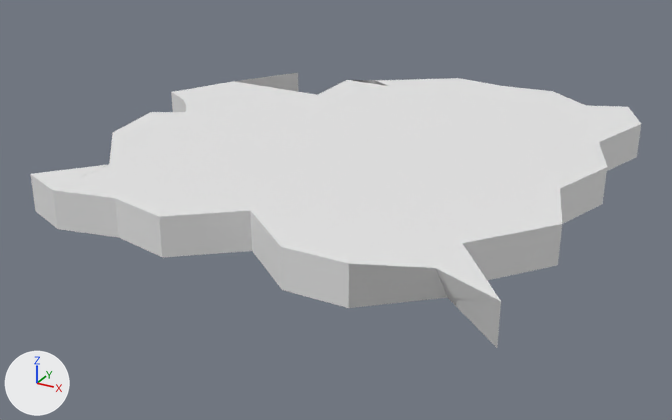
Two versions of the FBX model ice_floe1.fbx, one commit apart.
One viewpoint serves both versions: a camera (50 mm lens) standing at (3.98, -7.84, 3.44) and looking at (-0.18, -0.26, -0.35). Every picture has the same lights, and +X, +Y and +Z are marked at lower left.
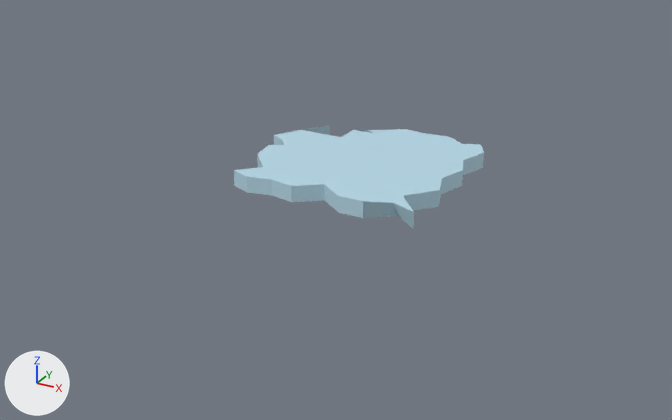
What differs and where, as boxes [x1, y1, x2, y2] in the pictures (672 x 420 px):
'Plane', recoloured, rescaled (59% narrower, 62% shorter): before [30, 73, 641, 348]; after [234, 125, 484, 228]

The edits, one by one:
Material 'Material.001' (mat_material_001) changes colour from white #e7e7e7 to blue #b6d8e7; in linear values from (0.8, 0.8, 0.8) to (0.47, 0.688, 0.8).
Object 'Plane' (ob_plane) is rescaled from (2.31, 2.5, 2.24) to (1.0, 1.0, 1.0).
